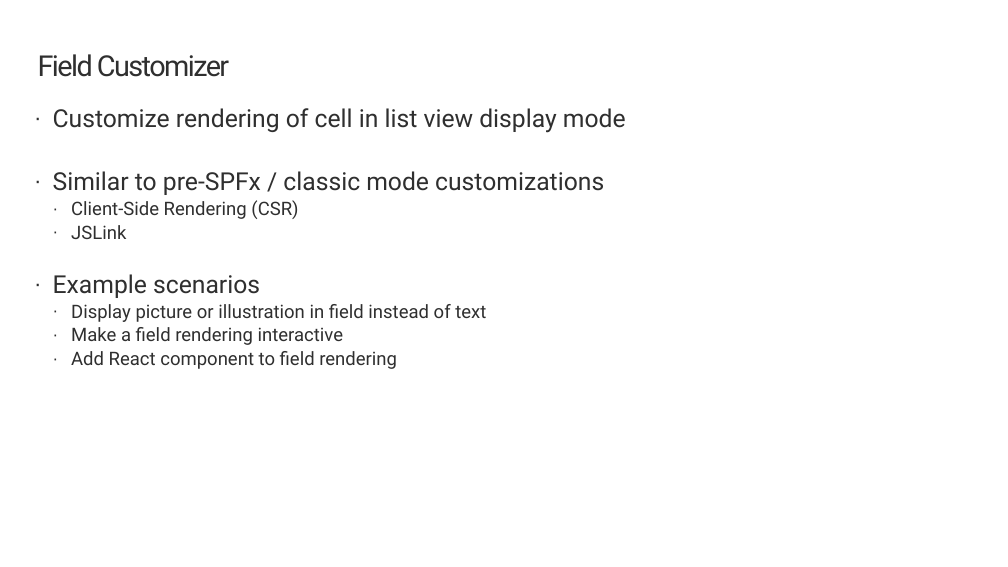
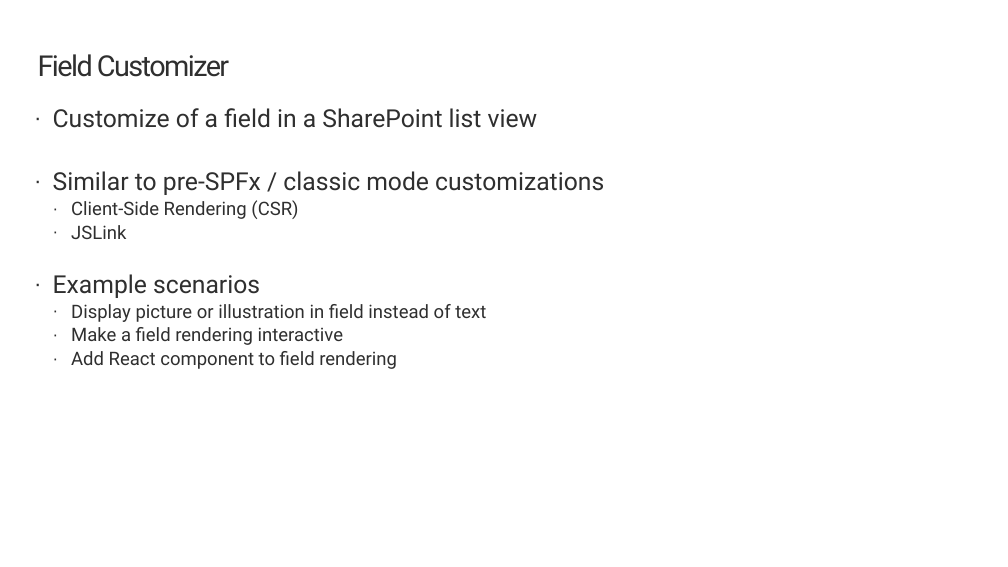
Before and after one commit to SharePoint/sp-dev-training-spfx-extensions, a slide deck: slide 3 of 02 fieldcustomizer.pptx. Drawn at 1008x567 pixels with LibreOffice and Linux fonts; fonts in the diff are those of the drawing; background and template pictures are left out. Boxes give left, top, right and bottom in pixels: in the first picture for what was removed or moved away, otherwise in the second. Text is boxed around its words. In the diff, an @@ line names an element or a change of style, - is before the commit and + after.

```diff
--- a/02 fieldcustomizer.pptx
+++ b/02 fieldcustomizer.pptx
@@ text at (53, 108, 538, 128): text changed @@
-· Customize rendering of cell in list view display mode
+· Customize of a field in a SharePoint list view
```
Also in this commit, not shown: 34 other files.
